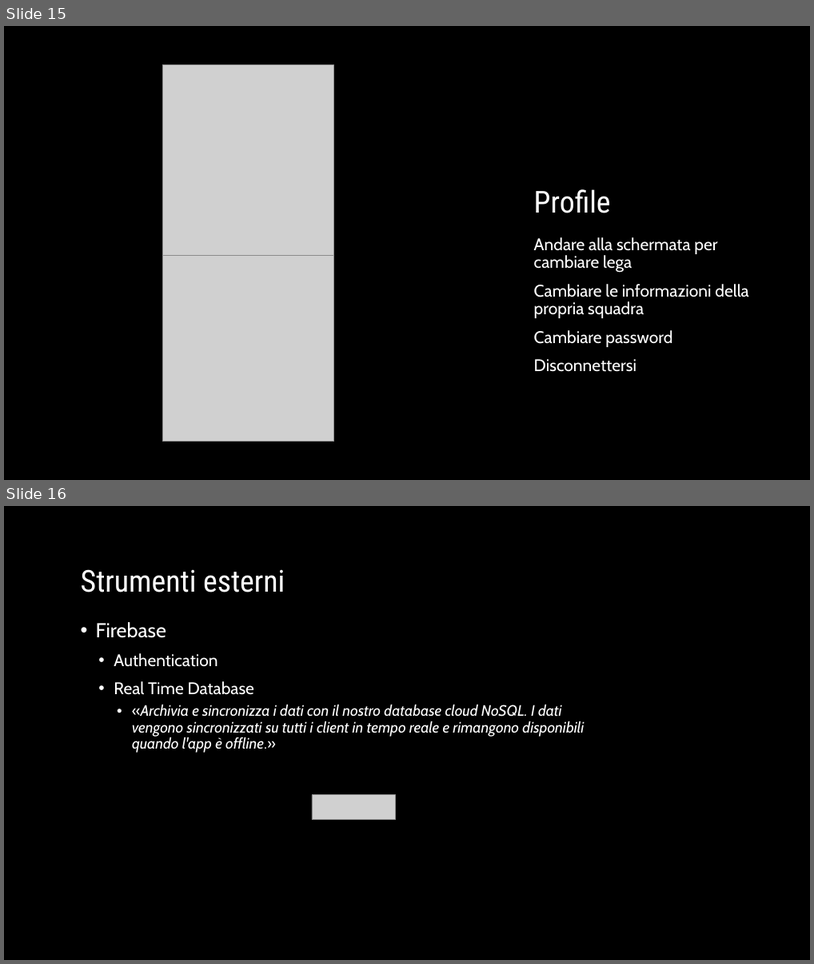
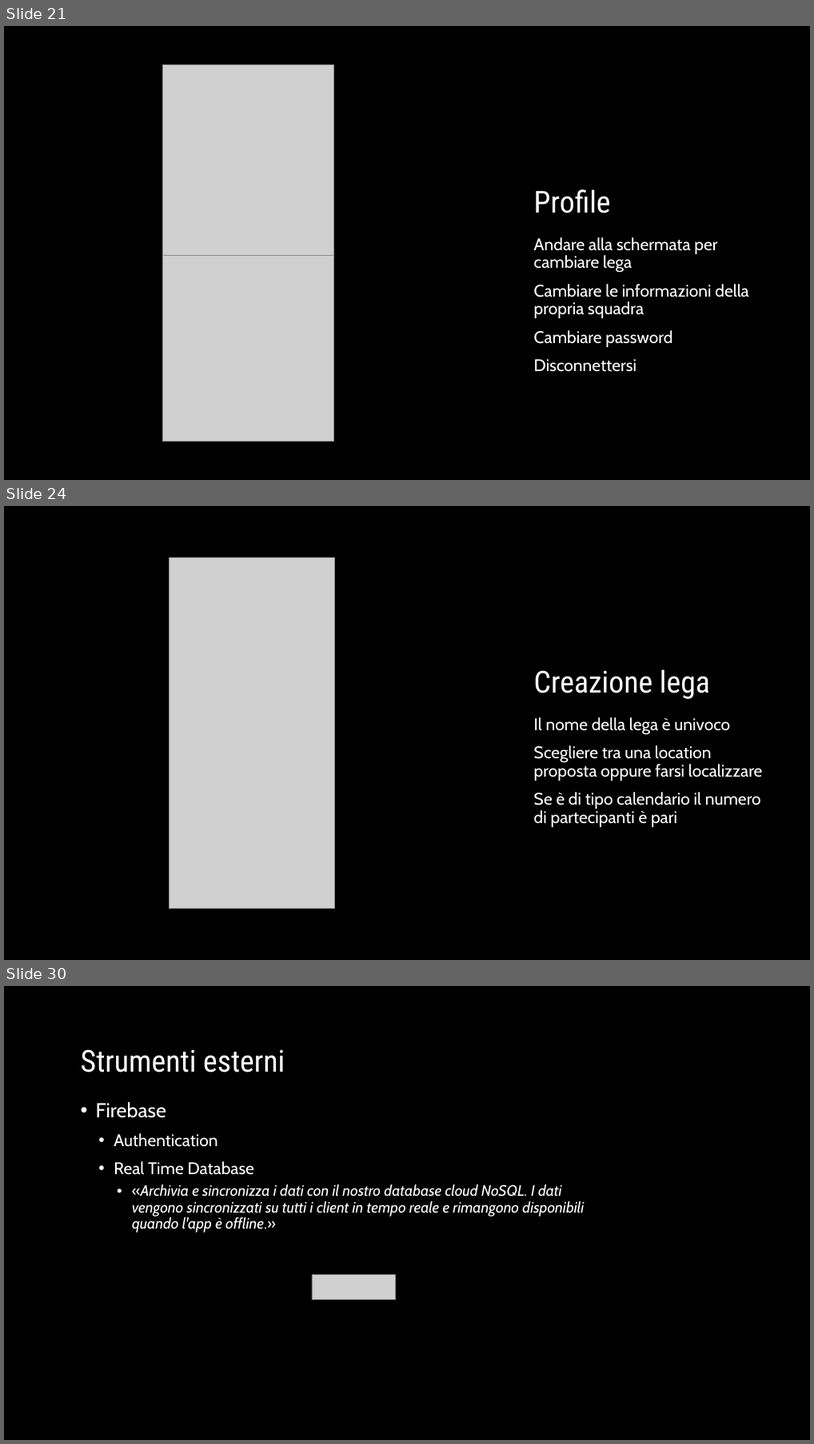
Before and after one commit to GiovanniMarchetto/Fantabasket, a slide deck: Fanta-basket.pptx. Shown one above the other, each under a label of ours: slides 15 and 16 before the commit, slides 21, 24 and 30 after it; the slides between them are not shown. The pictures are 814x964 and 814x1444 pixels, drawn with LibreOffice and Linux fonts; fonts in the diff are those of the drawing; grey boxes stand for pictures; background and template pictures are left out. Boxes give left, top, right and bottom in pixels: in the first picture for what was removed or moved away, otherwise in the second. Text is boxed around its words. In the diff, an @@ line names an element or a change of style, - is before the commit and + after.

```diff
--- a/Fanta-basket.pptx
+++ b/Fanta-basket.pptx
@@ slide 24 added at (x1=4, y1=506, x2=810, y2=960), background picture (left out); not listed: 1 template element that a slide beside it also shows @@
@@ picture added at (x1=169, y1=557, x2=335, y2=908) @@
@@ title added at (x1=534, y1=669, x2=710, y2=699), 36 pt, text #FFFFFF @@
+Creazione lega
@@ text added at (x1=534, y1=717, x2=763, y2=827), 20 pt, text #FFFFFF @@
+Il nome della lega è univoco
+Scegliere tra una location proposta oppure farsi localizzare
+Se è di tipo calendario il numero di partecipanti è pari
@@ what was slide 15 is now slide 21 @@
@@ what was slide 16 is now slide 30 @@
```
Also in this commit, not shown: 4 slides changed, 13 other slides added, 8 other files.
